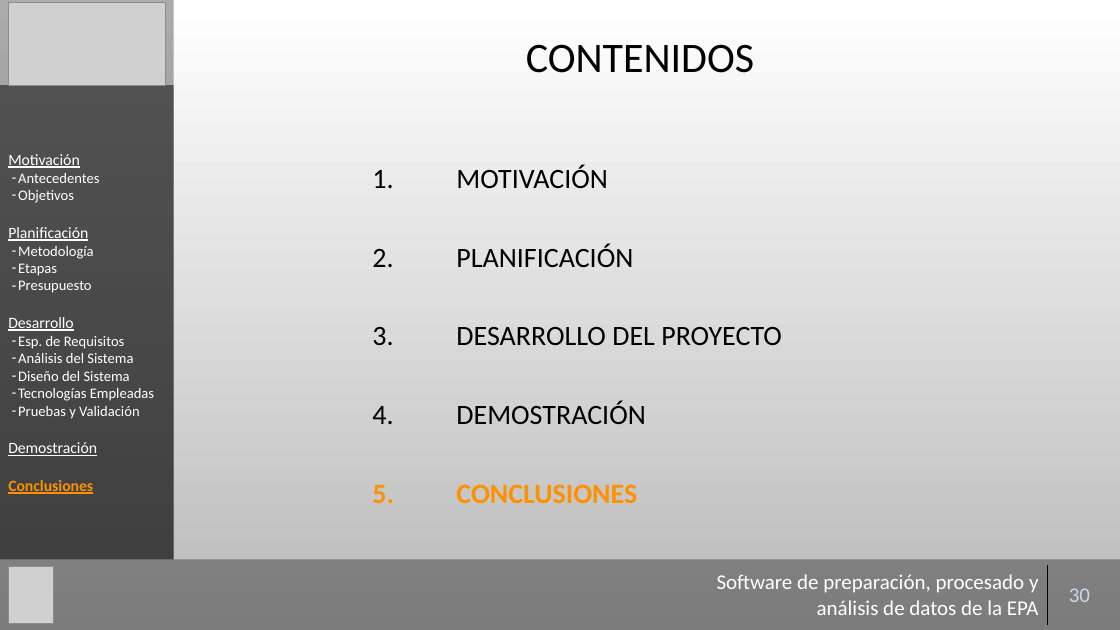
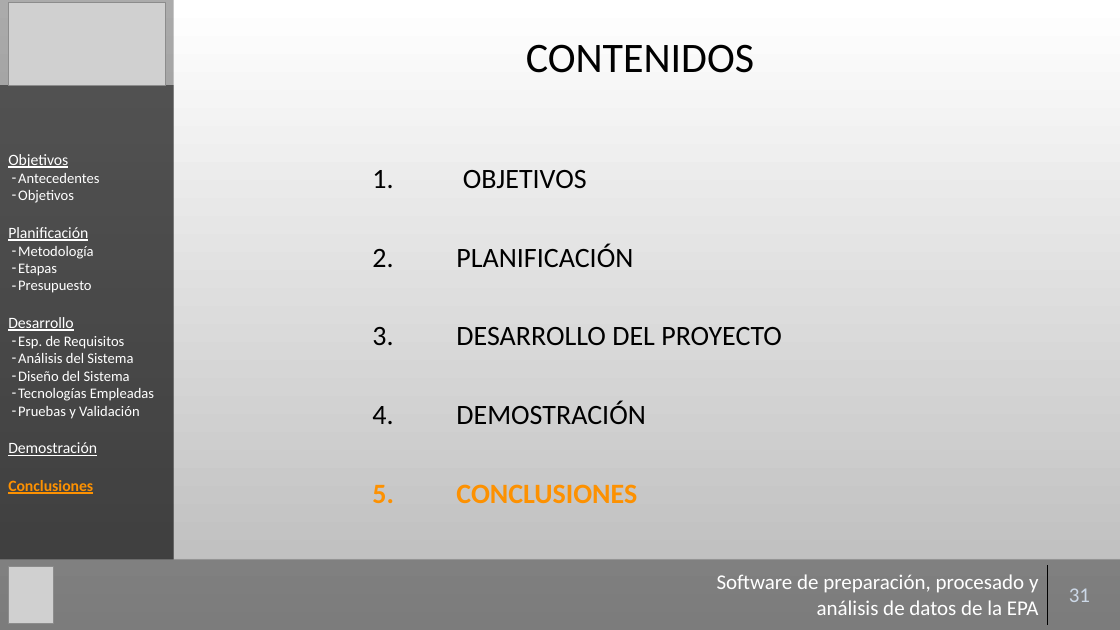
Before and after one commit to Gaulent/epa_explorer, a slide deck: slide 31 of mem/presentacion.pptx (slide 30 before the commit). Drawn at 1120x630 pixels with LibreOffice and Linux fonts; fonts in the diff are those of the drawing; grey boxes stand for pictures; background and template pictures are left out. Boxes give left, top, right and bottom in pixels: in the first picture for what was removed or moved away, otherwise in the second. Text is boxed around its words. In the diff, an @@ line names an element or a change of style, - is before the commit and + after.

```diff
--- a/mem/presentacion.pptx
+++ b/mem/presentacion.pptx
@@ text in rectangle at box(8, 154, 68, 168): text changed @@
-Motivación
+Objetivos
@@ text at box(372, 170, 587, 188): text changed @@
-1. MOTIVACIÓN
+1. OBJETIVOS
@@ table at box(705, 565, 1112, 624) @@
-row 1, column 2: 30
+row 1, column 2: 31
```
Also in this commit, not shown: 40 other slides changed, 1 slide added.
